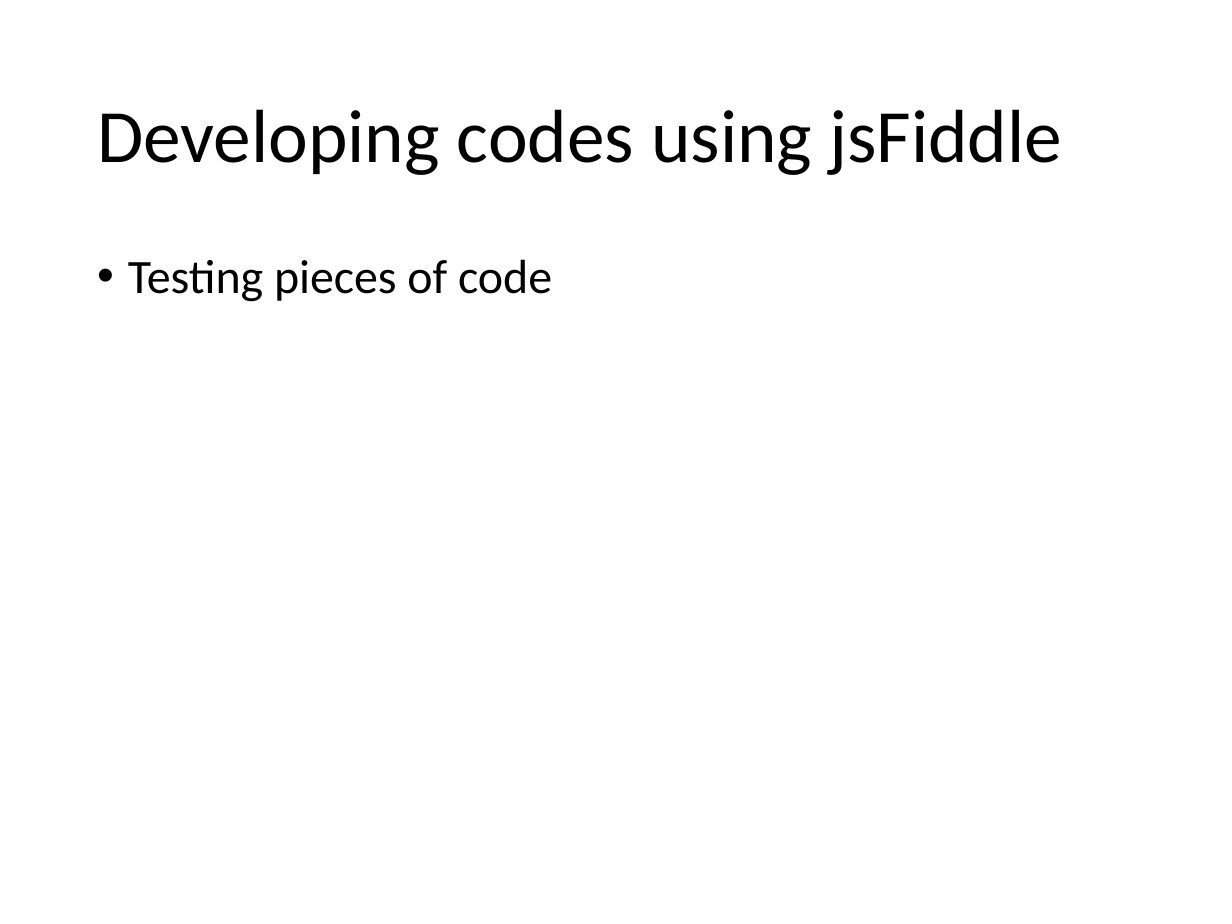
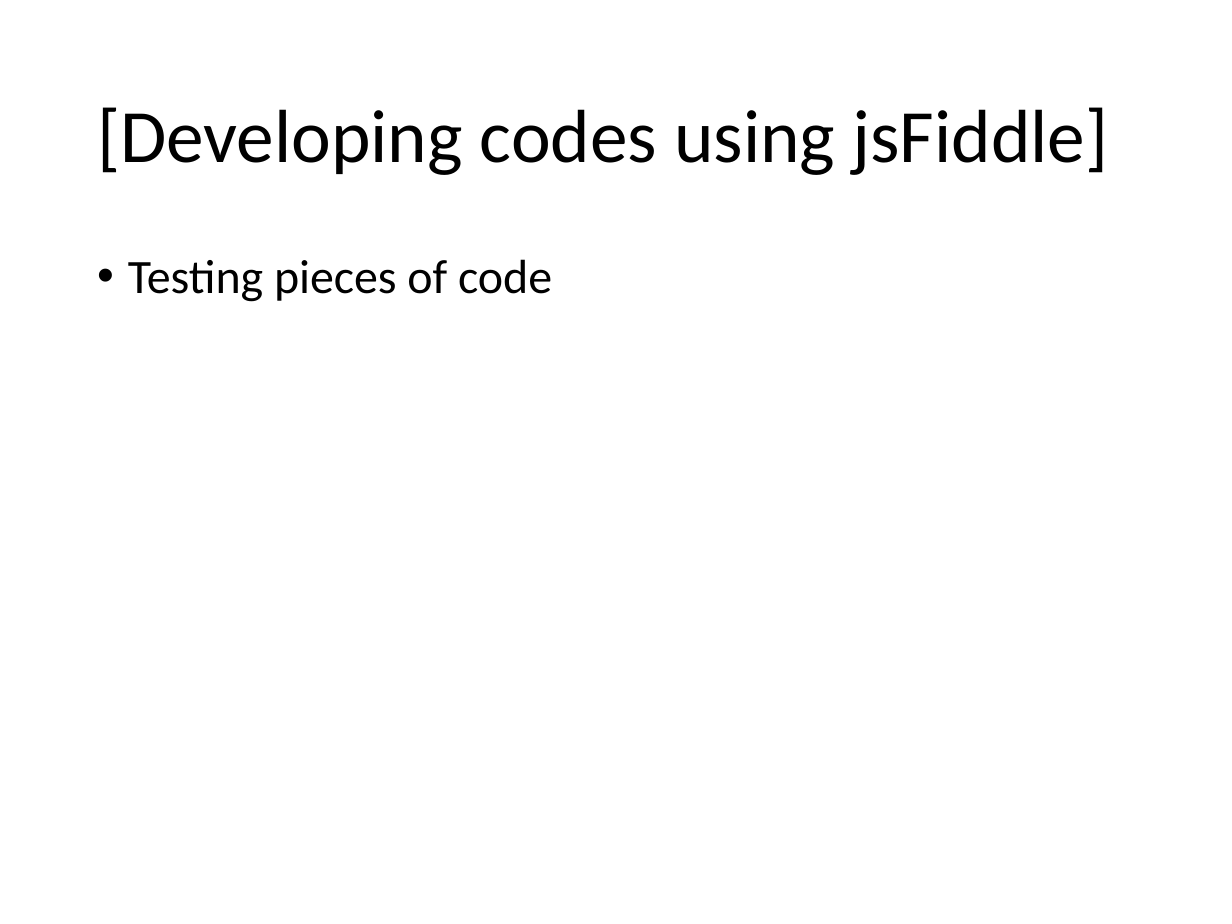
Before and after one commit to caa1211/tutsplus, a slide deck: slide 50 of threejs-tuts-3.pptx. Drawn at 1232x924 pixels with LibreOffice and Linux fonts; fonts in the diff are those of the drawing. Boxes give left, top, right and bottom in pixels: in the first picture for what was removed or moved away, otherwise in the second. Text is boxed around its words. In the diff, an @@ line names an element or a change of style, - is before the commit and + after.

```diff
--- a/threejs-tuts-3.pptx
+++ b/threejs-tuts-3.pptx
@@ title at (x1=97, y1=107, x2=1108, y2=175): text changed @@
-Developing codes using jsFiddle
+[Developing codes using jsFiddle]
```
Also in this commit, not shown: 7 other files.
